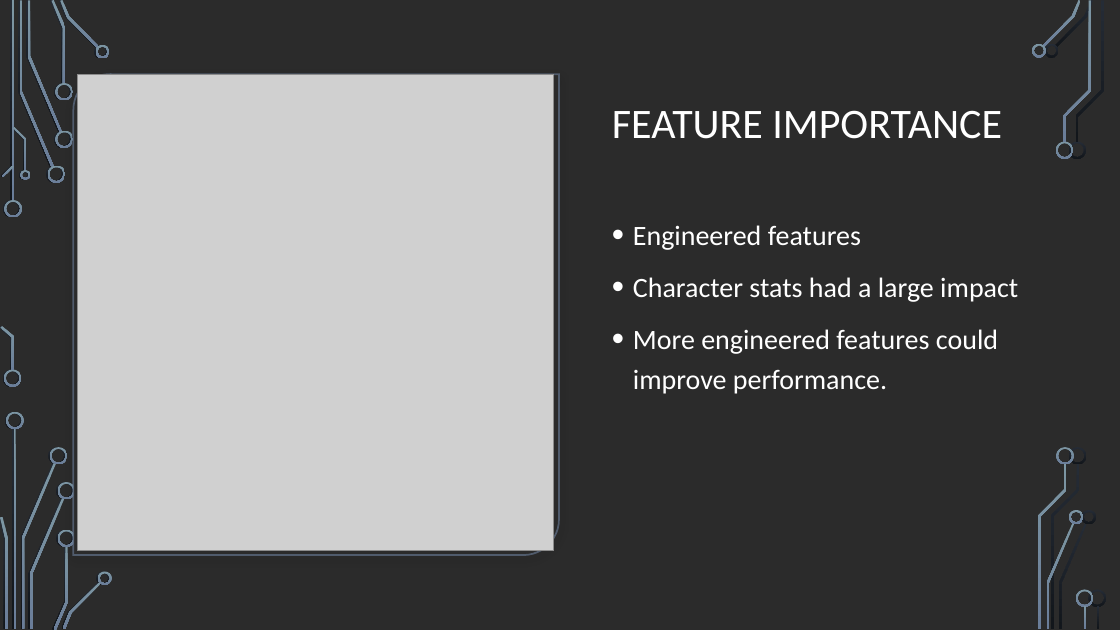
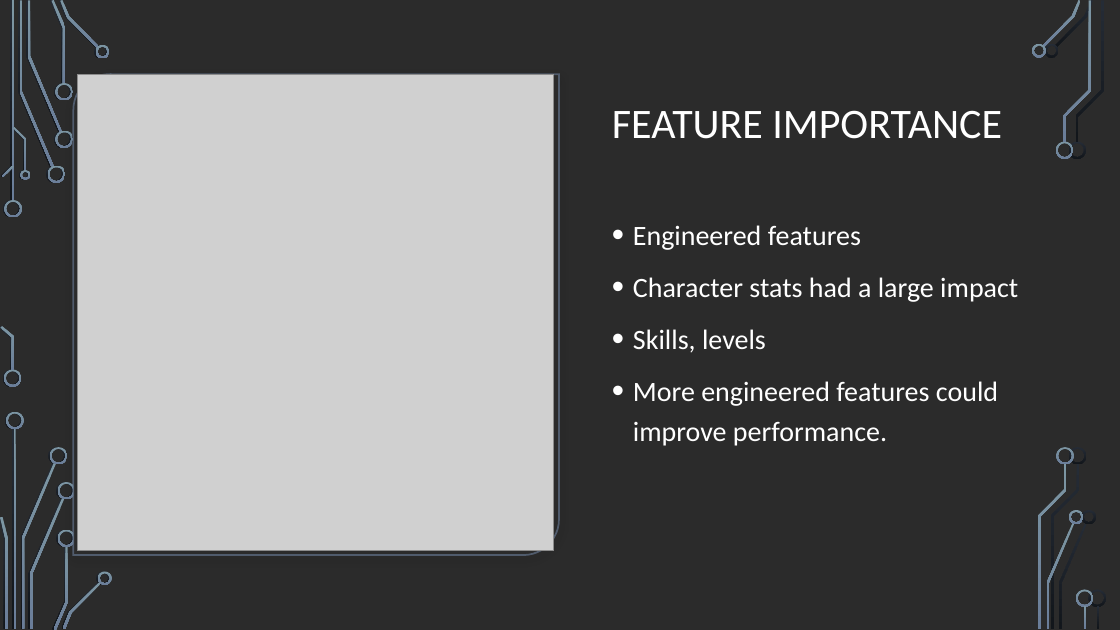
Before and after one commit to geeselouise/classy_dnd, a slide deck: slide 7 of Dungeons_and_dragons.pptx. Drawn at 1120x630 pixels with LibreOffice and Linux fonts; fonts in the diff are those of the drawing; grey boxes stand for pictures; background and template pictures are left out; a plain dark background stands for a picture behind light text. Boxes give left, top, right and bottom in pixels: in the first picture for what was removed or moved away, otherwise in the second. Text is boxed around its words. In the diff, an @@ line names an element or a change of style, - is before the commit and + after.

```diff
--- a/Dungeons_and_dragons.pptx
+++ b/Dungeons_and_dragons.pptx
@@ text at [633,329,766,353]: paragraph added @@
+• Skills, levels
```
Also in this commit, not shown: 1 other slide changed, 1 slide added, 6 other files.
